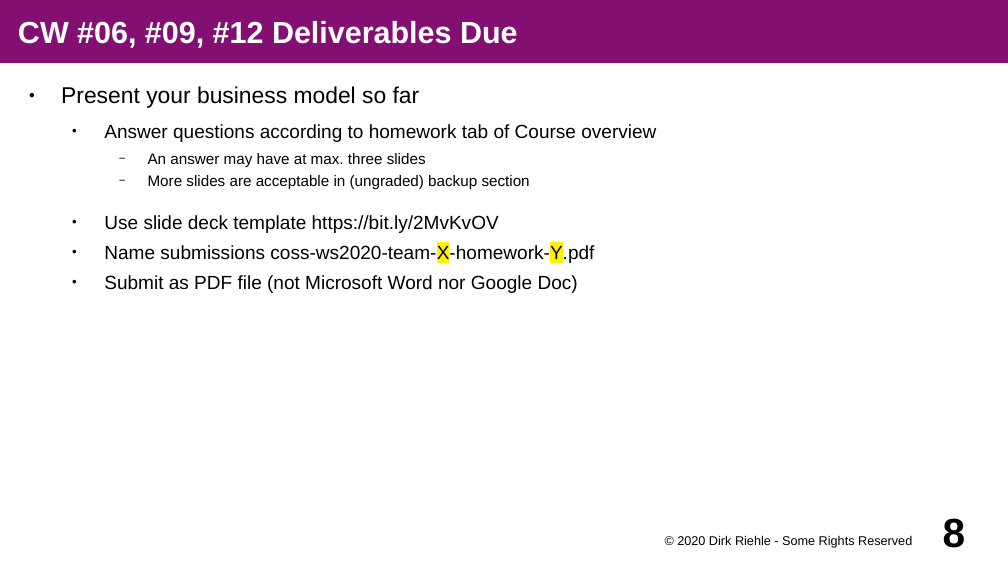
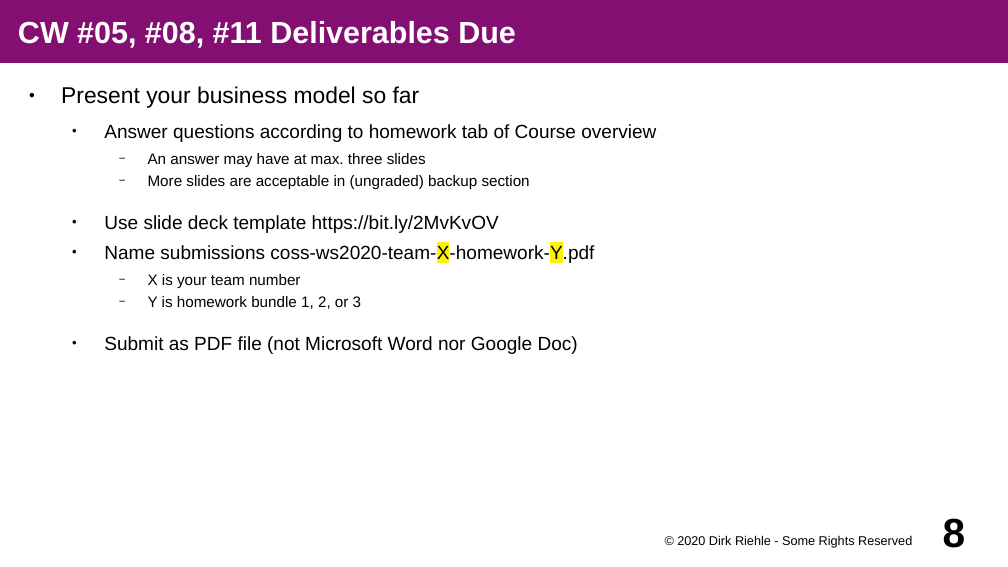
Before and after one commit to dirkriehle/coss-course, a slide deck: slide 8 of Lecture slides/A02 - Course Schedule.odp. Drawn at 1008x567 pixels with LibreOffice and Linux fonts; fonts in the diff are those of the drawing. Boxes give left, top, right and bottom in pixels: in the first picture for what was removed or moved away, otherwise in the second. Text is boxed around its words. In the diff, an @@ line names an element or a change of style, - is before the commit and + after.

```diff
--- a/Lecture slides/A02 - Course Schedule.odp
+++ b/Lecture slides/A02 - Course Schedule.odp
@@ title at <box>18,21,516,48</box>: text changed @@
-CW #06, #09, #12 Deliverables Due
+CW #05, #08, #11 Deliverables Due
@@ text at <box>148,274,361,309</box>: paragraphs added @@
+    − X is your team number
+    − Y is homework bundle 1, 2, or 3
```
Also in this commit, not shown: 4 other slides changed, 3 other files.
